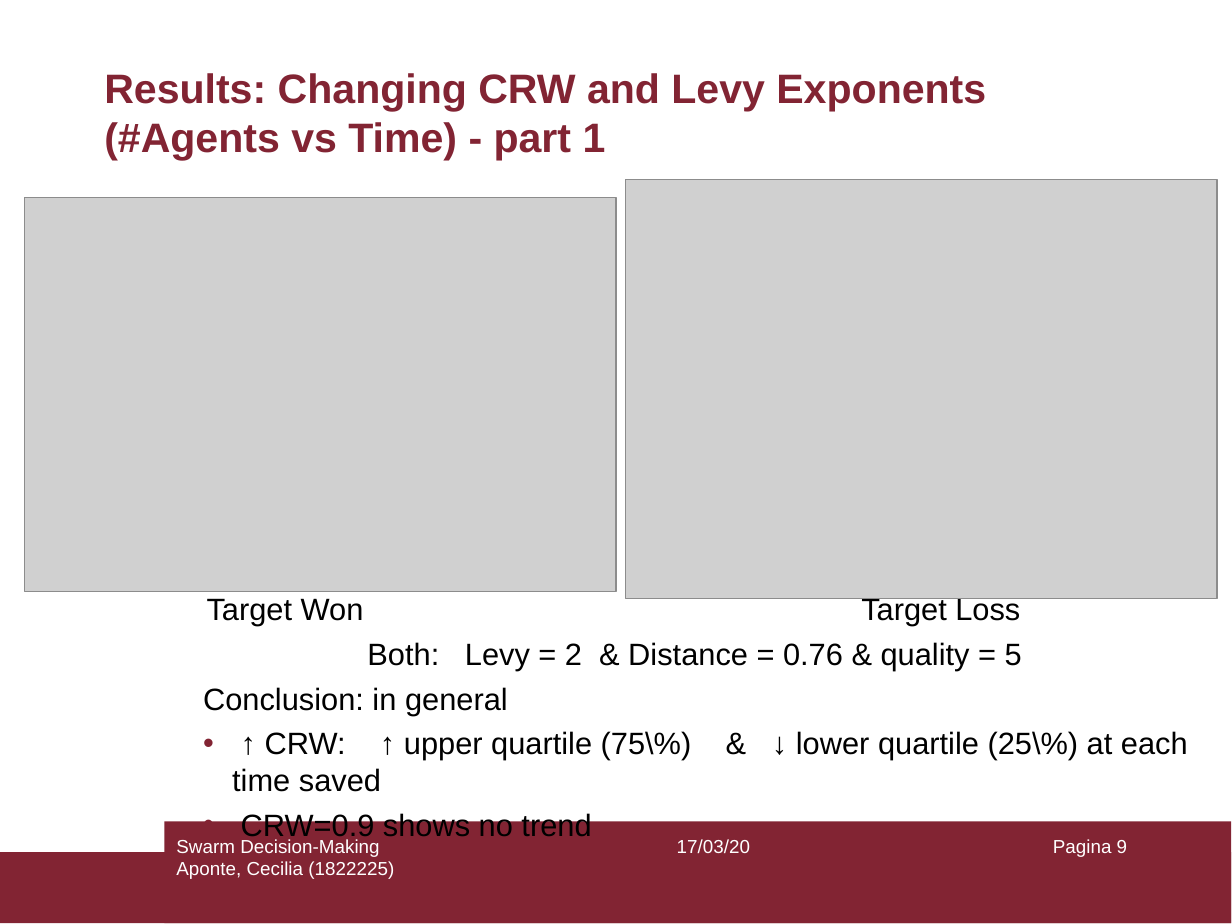
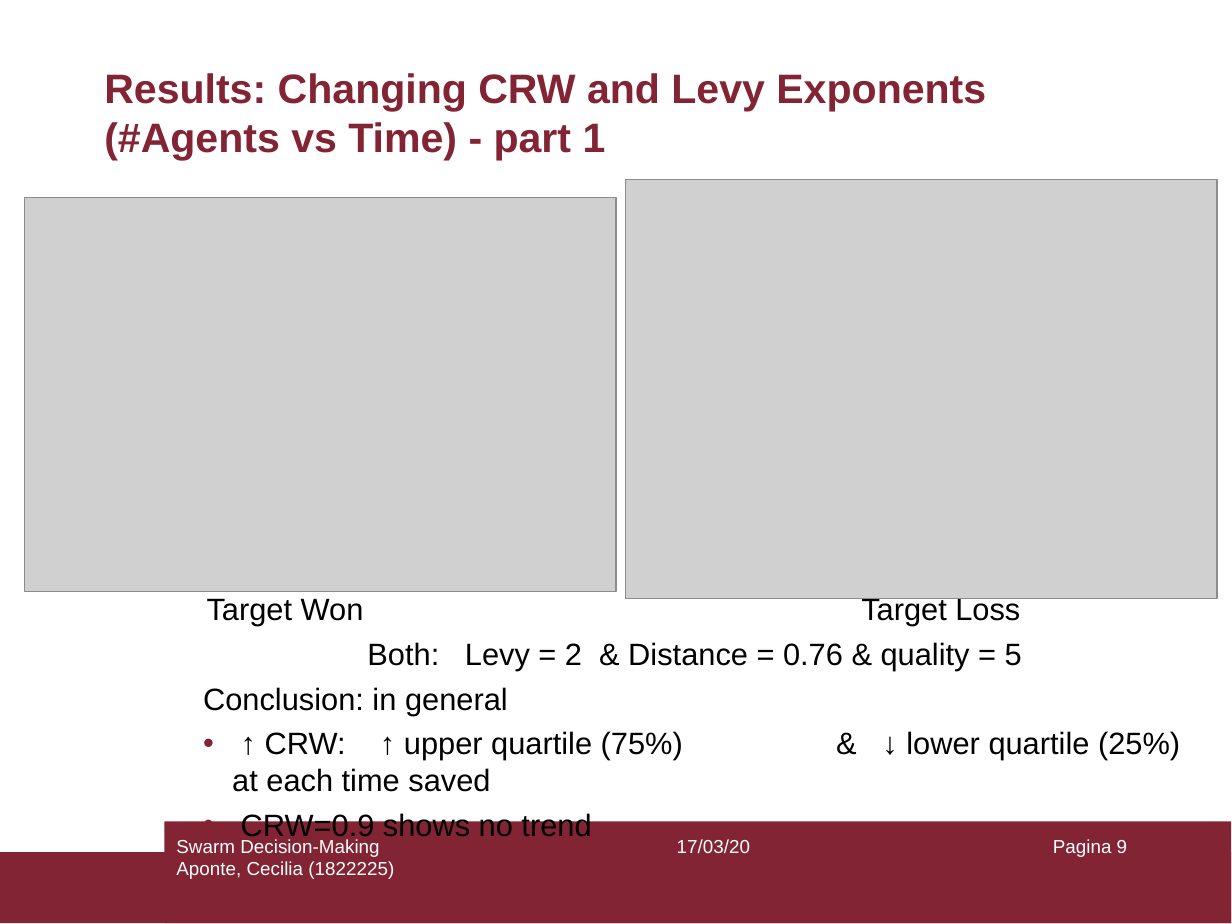
Before and after one commit to ccapontep/Multi-Agent_Swarm_Collective-Decision-Making, a slide deck: slide 9 of Swarm Decision Making Presentation_Aponte.ppt. Drawn at 1232x924 pixels with LibreOffice and Linux fonts; fonts in the diff are those of the drawing; grey boxes stand for pictures. Boxes give left, top, right and bottom in pixels: in the first picture for what was removed or moved away, otherwise in the second. Text is boxed around its words. In the diff, an @@ line names an element or a change of style, - is before the commit and + after.

Commit message:
updated ppt presentation

```diff
--- a/Swarm Decision Making Presentation_Aponte.ppt
+++ b/Swarm Decision Making Presentation_Aponte.ppt
@@ text at box(232, 731, 1180, 792): text changed @@
-• ↑ CRW: ↑ upper quartile (75\%) & ↓ lower quartile (25\%) at each time saved
+• ↑ CRW: ↑ upper quartile (75%) & ↓ lower quartile (25%) at each time saved
```
Also in this commit, not shown: 1 other slide changed, 1 other file.
